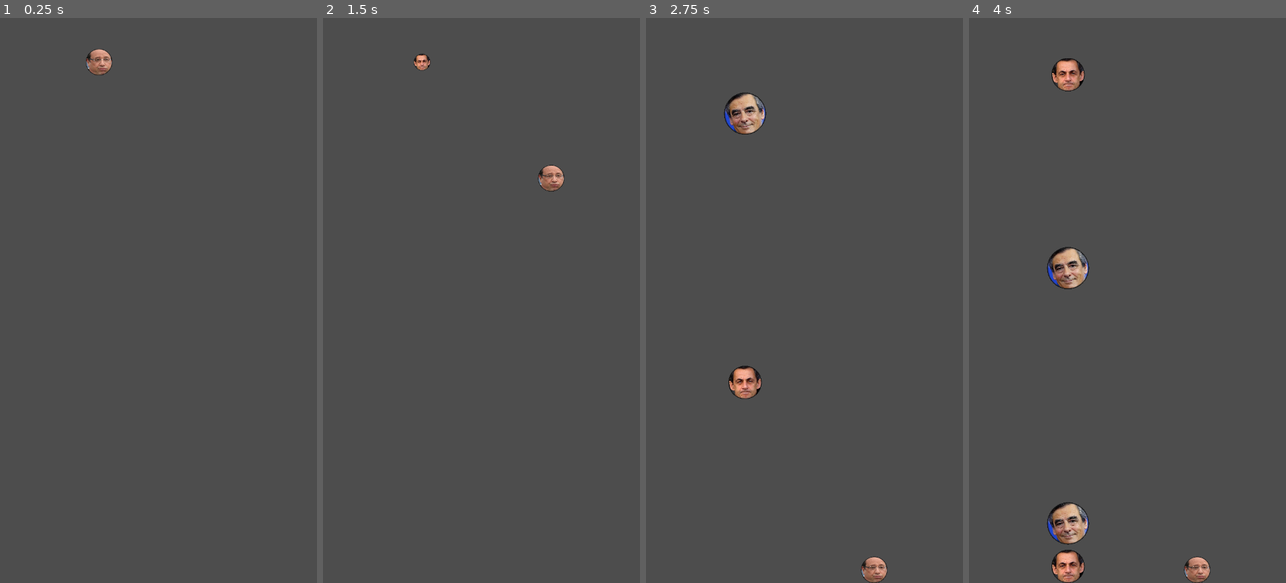
Above: before the commit, frames 1-4 (left to right).
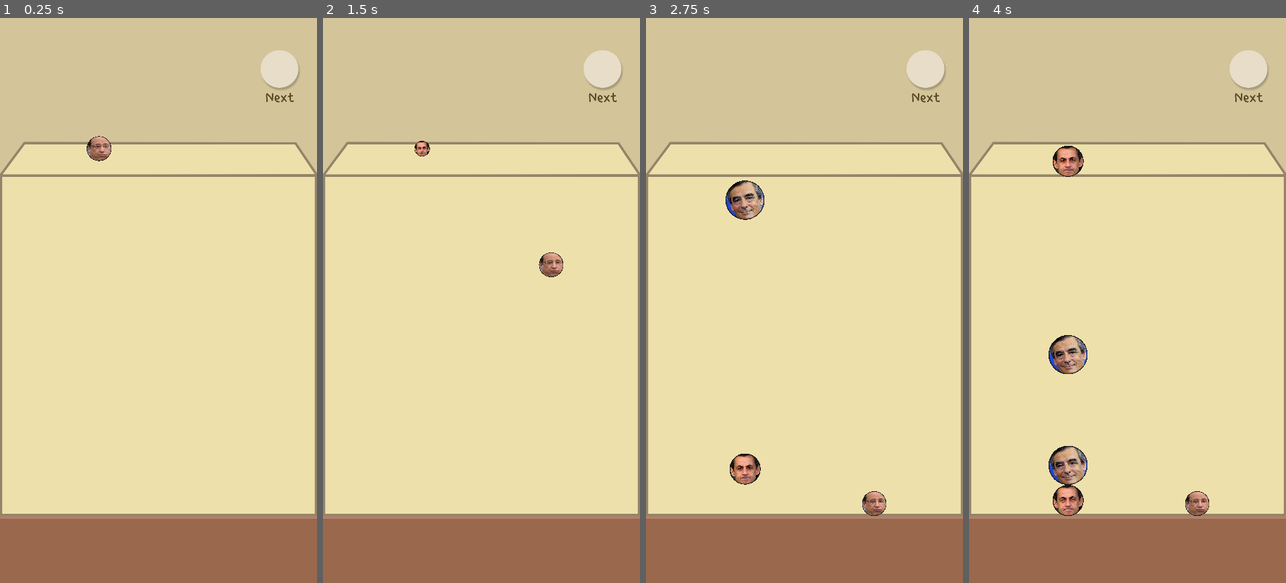
Above: after the commit, the same moments.

Repository: jaajCorp/siuuuka-game
Game: Godot game, scene res://scenes/Game/Game.tscn
Same seed, same stepped clock (60 frames per second), same inputs: the game is played once before the commit and once after it. The project has no main scene, so this scene is started directly. The engine's default icon, where the game draws it, is replaced by a stand-in: a white triangle on a blue panel in a dark square.
Inputs (mouse positions are in pixels of both pictures, inside the frame that each line leads up to):
- Up to frame 1 (0.25 s): no input
- Up to frame 2 (1.5 s): tap Enter at 0.5 s; move the mouse to (551, 272) at 0.52 s; click (551, 272) at 0.67 s; move the mouse to (418, 328) at 1.27 s; click (418, 328) at 1.42 s
- Up to frame 3 (2.75 s): move the mouse to (836, 176) at 2.02 s; click (836, 176) at 2.17 s
- Up to frame 4 (4 s): move the mouse to (1111, 413) at 2.77 s; click (1111, 413) at 2.92 s; move the mouse to (1222, 385) at 3.52 s; click (1222, 385) at 3.67 s

The runs differ from the first frame. In frame 1, 100% of the frame differs, in the area x 0-100%, y 0-100%; in frame 2, 100%; in frame 3, 100%; in frame 4, 100%.

Commit message:
feat: Added nice background

Diff:
--- a/project.godot
+++ b/project.godot
@@ -22,9 +22,11 @@
 
 window/size/viewport_width=720
 window/size/viewport_height=1280
-window/stretch/mode="viewport"
+window/stretch/mode="canvas_items"
 window/stretch/aspect="expand"
 
 [rendering]
 
 renderer/rendering_method="mobile"
+environment/defaults/default_clear_color=Color(0.827451, 0.768627, 0.6, 1)
+anti_aliasing/quality/msaa_2d=1
--- a/scenes/Ball/ball.gd
+++ b/scenes/Ball/ball.gd
@@ -30,7 +30,7 @@
 	10.07936839915896,
 ]
 
-@onready var BASE_SIZE: Vector2 = Vector2.ONE * get_viewport().get_visible_rect().size.x / 12
+@onready var BASE_SIZE: Vector2 = Vector2.ONE * 56
 const BASE_MASS: float = 1
 const PACKED_SCENE = preload("res://scenes/Ball/Ball.tscn")
 
--- a/scenes/Game/Game.tscn
+++ b/scenes/Game/Game.tscn
@@ -1,20 +1,31 @@
-[gd_scene load_steps=3 format=3 uid="uid://cmu6mss2cn51m"]
+[gd_scene load_steps=4 format=3 uid="uid://cmu6mss2cn51m"]
 
 [ext_resource type="Script" path="res://scenes/Game/game.gd" id="1_5ymrm"]
+[ext_resource type="Texture2D" uid="uid://cveq5rwk5iua5" path="res://assets/img/ui/background.png" id="2_y6q5m"]
+[ext_resource type="Texture2D" uid="uid://c6fia1vx6bnmb" path="res://assets/img/ui/ground.png" id="3_gqi84"]
 
-[sub_resource type="Environment" id="Environment_q6msv"]
-glow_enabled = true
+[node name="Game" type="Node2D" node_paths=PackedStringArray("spawn_level")]
+script = ExtResource("1_5ymrm")
+spawn_level = NodePath("Spawn")
 
-[node name="Game" type="Node2D"]
-script = ExtResource("1_5ymrm")
+[node name="Background" type="Sprite2D" parent="."]
+position = Vector2(360, 640)
+scale = Vector2(0.671016, 0.663556)
+texture = ExtResource("2_y6q5m")
+
+[node name="Ground" type="Sprite2D" parent="Background"]
+position = Vector2(0, 855.994)
+scale = Vector2(6.24578, 1)
+texture = ExtResource("3_gqi84")
 
 [node name="StaticBody2D" type="StaticBody2D" parent="."]
 
 [node name="CollisionPolygon2D" type="CollisionPolygon2D" parent="StaticBody2D"]
 build_mode = 1
-polygon = PackedVector2Array(0, 0, 8, 1280, 720, 1280, 720, 0)
+polygon = PackedVector2Array(0, 0, 0, 1128, 720, 1128, 720, 0)
 
 [node name="Balls" type="Node2D" parent="."]
 
-[node name="WorldEnvironment" type="WorldEnvironment" parent="."]
-environment = SubResource("Environment_q6msv")
+[node name="Spawn" type="Marker2D" parent="."]
+position = Vector2(352, 296)
+gizmo_extents = 32.0
--- a/scenes/Game/game.gd
+++ b/scenes/Game/game.gd
@@ -1,4 +1,6 @@
 extends Node2D
+
+@export var spawn_level: Marker2D
 
 @onready var collision := $StaticBody2D/CollisionPolygon2D
 @onready var balls_container := $Balls
@@ -10,14 +12,6 @@
 
 # Called when the node enters the scene tree for the first time.
 func _ready() -> void:
-	# Initialize game box
-	collision.polygon = [
-		Vector2(0, 0),
-		Vector2(0, get_viewport().get_visible_rect().size.y),
-		Vector2(get_viewport().get_visible_rect().size.x, get_viewport().get_visible_rect().size.y),
-		Vector2(get_viewport().get_visible_rect().size.x, 0)
-	]
-
 	spawn_ball()
 
 
@@ -40,7 +34,7 @@
 
 func spawn_ball():
 	current_ball = BALL_SCENE.instantiate()
-	current_ball.position = Vector2(get_viewport().size.x / 2, 100)
+	current_ball.position = Vector2(get_viewport().size.x / 2, spawn_level.position.y)
 	balls_container.add_child(current_ball)
 	current_ball.level = randi() % 3
 	current_ball.freeze = true
Binary file added: assets/img/ui/background.png
Not shown, added: assets/img/ui/background.png.import
Binary file added: assets/img/ui/ground.png
Not shown, added: assets/img/ui/ground.png.import
